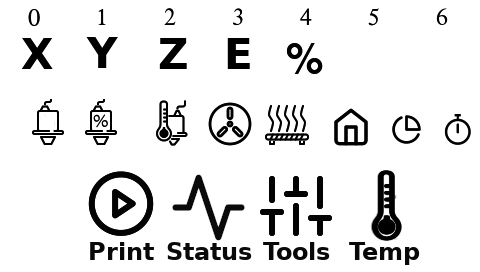
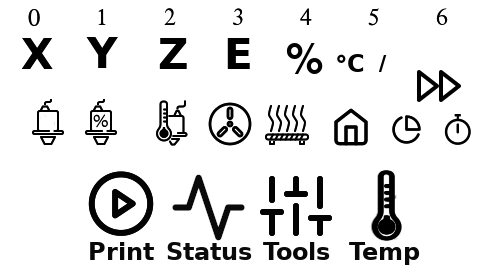
Two versions of the same layered image (480 × 272). Layer-by-layer changes:
moved "% #1" above "%", painted on it over [286, 43, 323, 74]
painted on "%" over [286, 43, 323, 74]
added group "038-icon-printer-degree-celsius" with 2 layers above "039-icon-printer-slash" over [337, 54, 364, 72]
added layer "°C #3" in group "038-icon-printer-degree-celsius" over [337, 54, 364, 72]
added layer "°C #2" in group "038-icon-printer-degree-celsius" over [337, 54, 364, 72]
added group "039-icon-printer-slash" with 2 layers above "050-icon-printer-hotend" over [379, 55, 387, 72]
added layer "/ #3" in group "039-icon-printer-slash" over [379, 55, 387, 72]
added layer "/ #2" in group "039-icon-printer-slash" over [379, 55, 387, 72]
added group "058-icon-printer-feed-ratio" with 2 layers above "080-icon-printer-main-temperature" over [417, 70, 461, 102]
added layer "fast-forward.svg" in group "058-icon-printer-feed-ratio" over [417, 70, 461, 102]
added layer "fast-forward.svg copy" in group "058-icon-printer-feed-ratio" over [417, 70, 461, 102]
